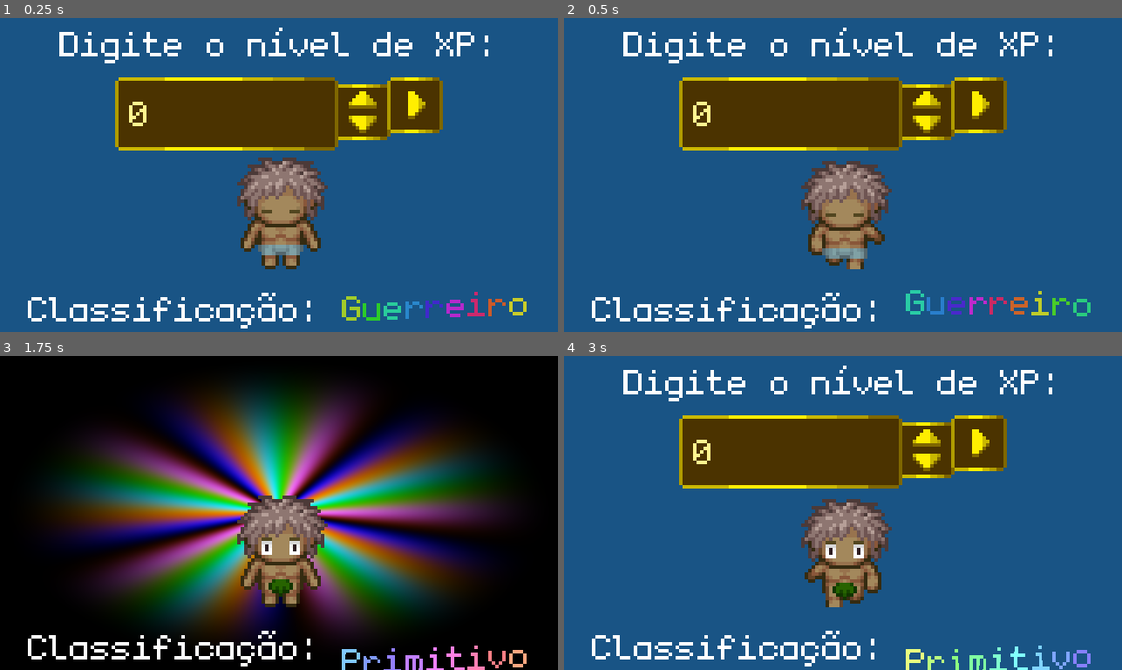
Above: before the commit, frames 1-4 (two rows, left to right).
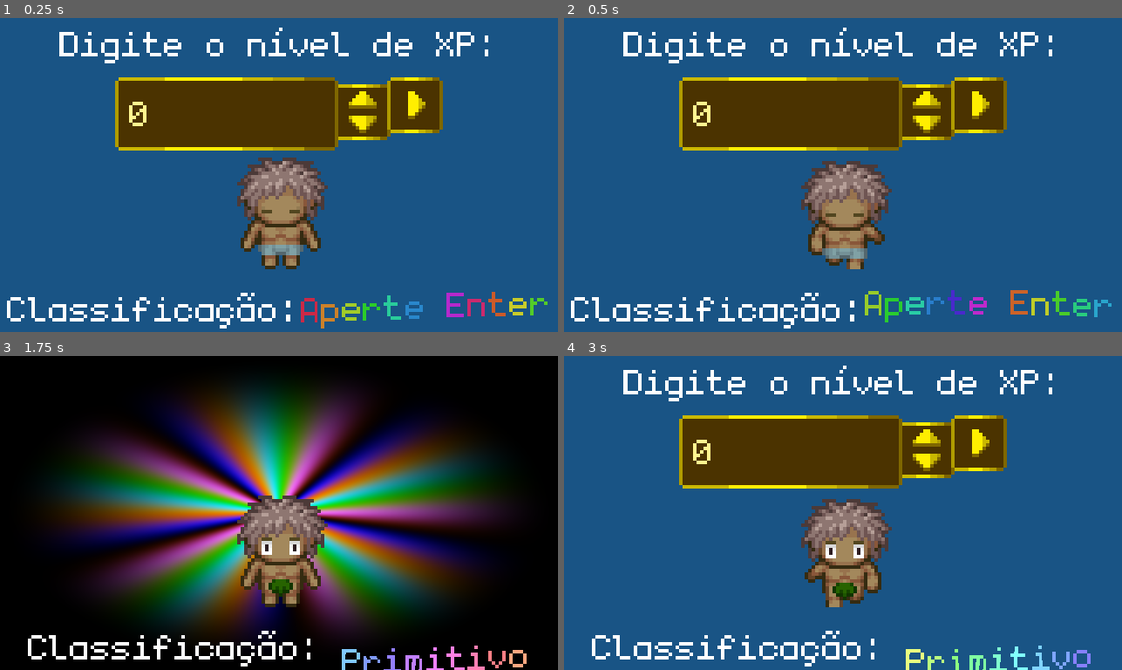
Above: after the commit, the same moments.

Repository: SrtaZuzza/classificador-heroi
Game: Godot game, scene res://scenes/main.tscn
Two runs of this game, one before a commit and one after it. Both use one fixed random seed, a clock stepped at 60 frames per second and the inputs below.
Inputs (mouse positions are in pixels of both pictures, inside the frame that each line leads up to):
- Up to frame 1 (0.25 s): no input
- Up to frame 2 (0.5 s): no input
- Up to frame 3 (1.75 s): click (412, 453) at 0.5 s; click (412, 453) at 1.25 s
- Up to frame 4 (3 s): click (976, 453) at 2 s

The runs differ from the first frame. In frame 1, 2.1% of the frame differs, in the area x 1-99%, y 87-99%; in frame 2, 2.1%; in frame 3, less than 0.1%; in frame 4, less than 0.1%.

Commit message:
atualizando build

Diff:
--- a/project/scenes/main.gd
+++ b/project/scenes/main.gd
@@ -8,7 +8,7 @@
 func _ready():
 	character.group_changed.connect(animate)
 
-func _input(event):
+func _input(_event):
 	if Input.is_action_just_pressed("ui_text_submit"):
 		_on_button_pressed()
 
--- a/project/scenes/main.tscn
+++ b/project/scenes/main.tscn
@@ -34,6 +34,18 @@
 "update": 0,
 "values": [0.0, 1.0, 1.0, 0.0]
 }
+tracks/1/type = "value"
+tracks/1/imported = false
+tracks/1/enabled = true
+tracks/1/path = NodePath("ColorRect/Rainbow:visible")
+tracks/1/interp = 1
+tracks/1/loop_wrap = true
+tracks/1/keys = {
+"times": PackedFloat32Array(0, 2),
+"transitions": PackedFloat32Array(1, 1),
+"update": 1,
+"values": [true, false]
+}
 
 [sub_resource type="Animation" id="Animation_t3r2l"]
 length = 0.001
@@ -48,6 +60,18 @@
 "transitions": PackedFloat32Array(1),
 "update": 0,
 "values": [0.0]
+}
+tracks/1/type = "value"
+tracks/1/imported = false
+tracks/1/enabled = true
+tracks/1/path = NodePath("ColorRect/Rainbow:visible")
+tracks/1/interp = 1
+tracks/1/loop_wrap = true
+tracks/1/keys = {
+"times": PackedFloat32Array(0),
+"transitions": PackedFloat32Array(1),
+"update": 1,
+"values": [false]
 }
 
 [sub_resource type="AnimationLibrary" id="AnimationLibrary_7nb8j"]
@@ -109,9 +133,10 @@
 layout_mode = 2
 size_flags_vertical = 10
 bbcode_enabled = true
-text = "[center]Classificação: [rainbow][wave]Guerreiro"
+text = "[center]Classificação:[rainbow][wave]Aperte Enter"
 
 [node name="Rainbow" type="ColorRect" parent="ColorRect"]
+visible = false
 material = SubResource("ShaderMaterial_71pxq")
 layout_mode = 1
 anchors_preset = 15
Not shown, changed: build/index.html
Not shown, changed: build/index.pck
